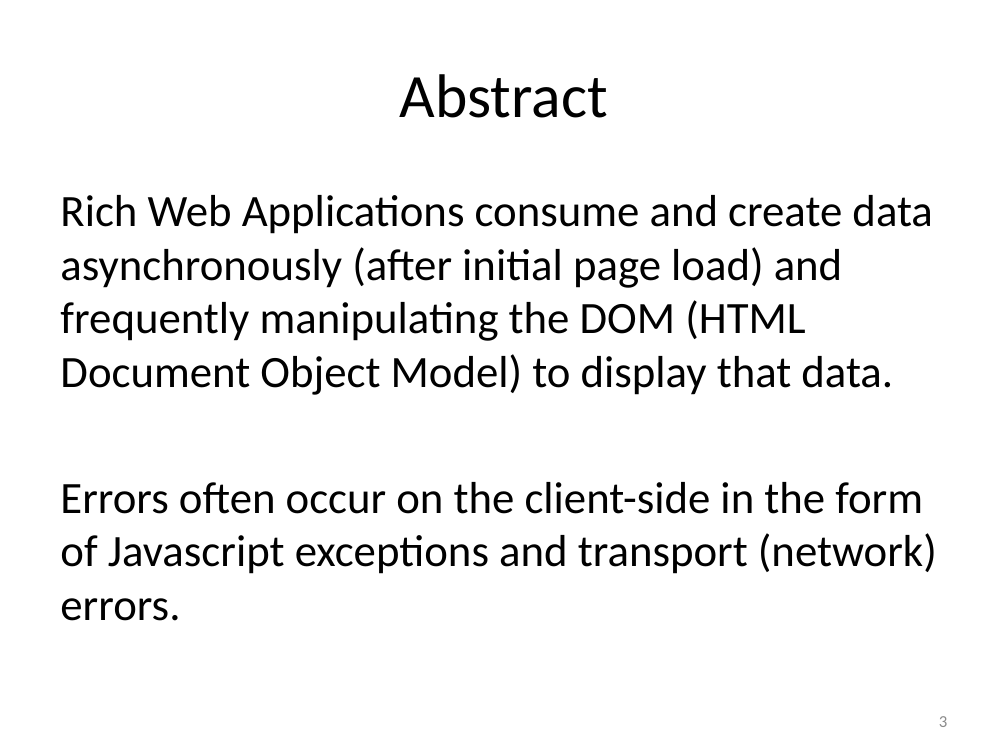
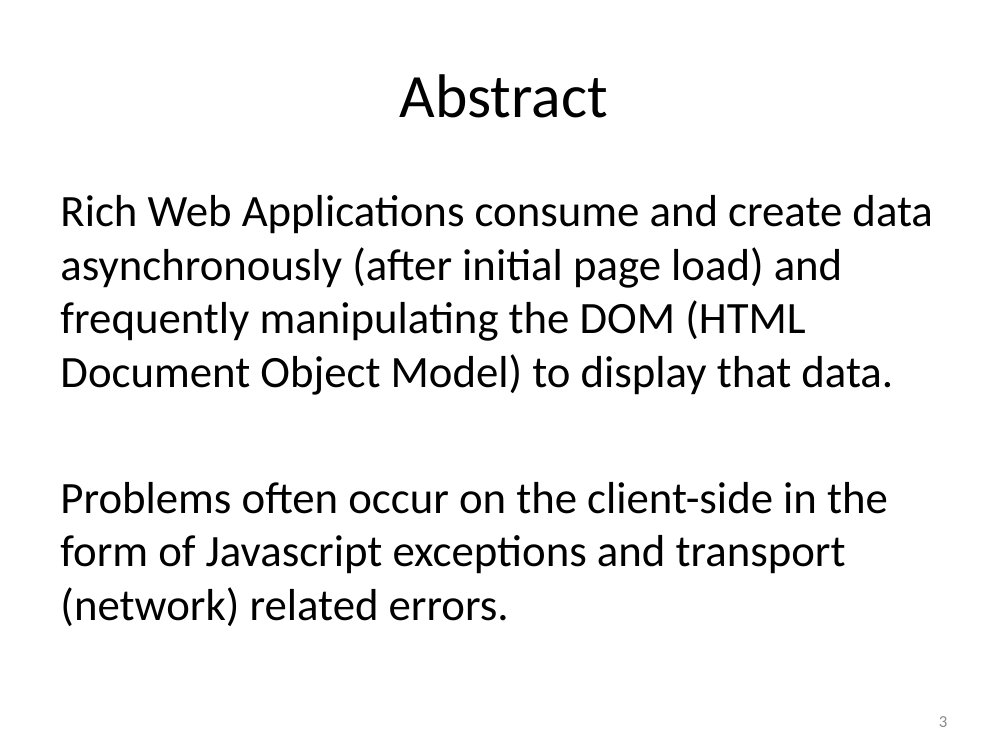
Before and after one commit to jongguo/ljkGitDB, a slide deck: slide 3 of project/cs6890-testing-project-presentation.pptx. Drawn at 1008x756 pixels with LibreOffice and Linux fonts; fonts in the diff are those of the drawing. Boxes give left, top, right and bottom in pixels: in the first picture for what was removed or moved away, otherwise in the second. Text is boxed around its words. In the diff, an @@ line names an element or a change of style, - is before the commit and + after.

```diff
--- a/project/cs6890-testing-project-presentation.pptx
+++ b/project/cs6890-testing-project-presentation.pptx
@@ text at (60,482,888,626): text changed @@
-Errors often occur on the client-side in the form of Javascript exceptions and transport (network) errors.
+Problems often occur on the client-side in the form of Javascript exceptions and transport (network) related errors.
```
Also in this commit, not shown: 6 other slides changed, 1 slide added, 5 other files.
